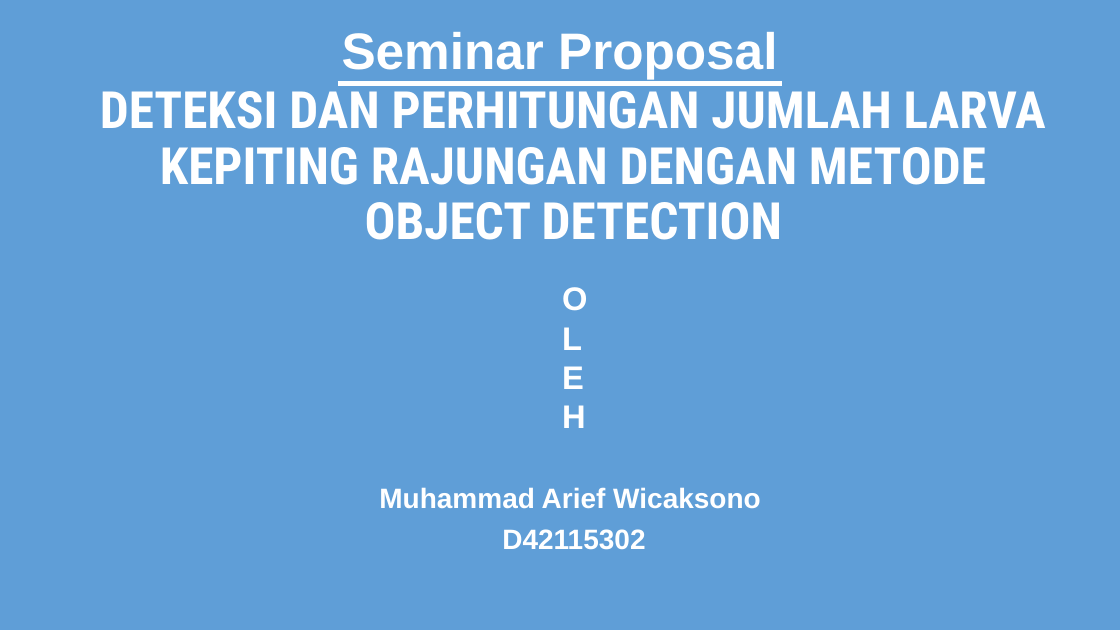
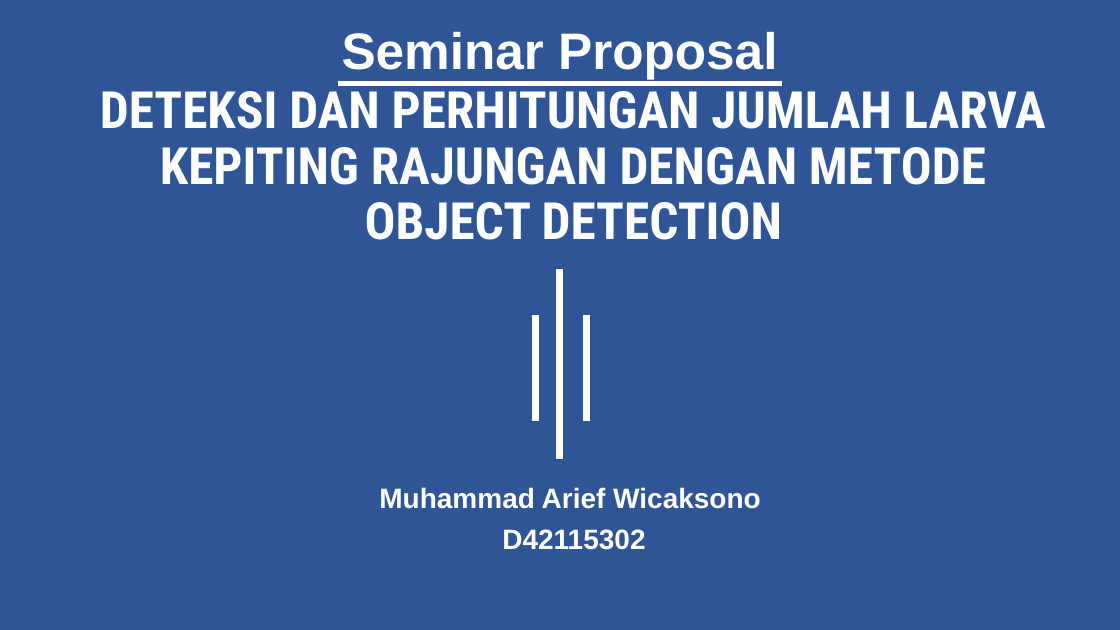
Before and after one commit to MariefW/2.-skripsi, a slide deck: slide 1 of Format Proposal M Arief Wicaksono.pptx. Drawn at 1120x630 pixels with LibreOffice and Linux fonts; fonts in the diff are those of the drawing. Boxes give left, top, right and bottom in pixels: in the first picture for what was removed or moved away, otherwise in the second. Text is boxed around its words. In the diff, an @@ line names an element or a change of style, - is before the commit and + after.

```diff
--- a/Format Proposal M Arief Wicaksono.pptx
+++ b/Format Proposal M Arief Wicaksono.pptx
@@ background #5F9ED7 to #2F5597 @@
@@ line added from (560, 269) to (560, 460), #FFFFFF 6 pt @@
@@ text removed at (x1=562, y1=287, x2=587, y2=428) @@
-O
-L
-E
-H
@@ line added from (536, 315) to (536, 421), #FFFFFF 6 pt @@
@@ line added from (586, 315) to (586, 421), #FFFFFF 6 pt @@
```
Also in this commit, not shown: 9 other slides changed, 2 slides added, 1 slide removed, 14 other files.
